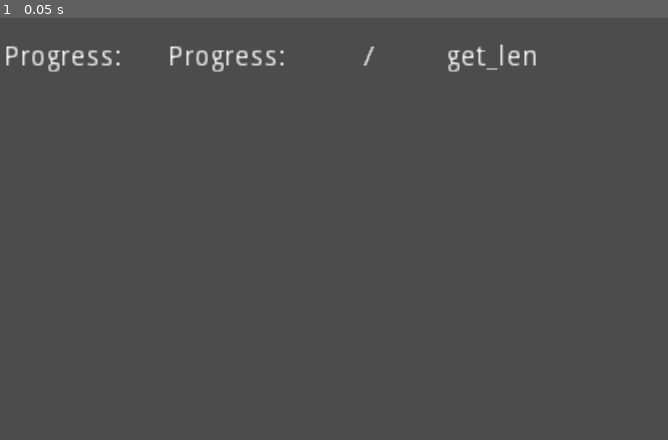
Above: before the commit, frame 1.
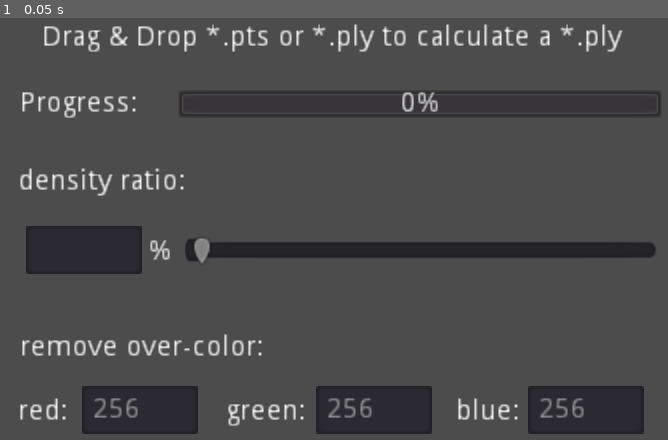
Above: after the commit, the same moment.

Repository: is2you2/pts_to_ply
Game: Godot game, scene res://Main.tscn
Two runs of this game, one before a commit and one after it. Both use one fixed random seed, a clock stepped at 60 frames per second and the inputs below.
Inputs:
- Up to frame 1 (0.05 s): no input

The runs differ from the first frame. In frame 1, 16% of the frame differs, in the area x 0-99%, y 1-99%.

Commit message:
pts, ply 무관한 입력에 대해 처리하도록 구성됨

Diff:
--- a/Main.gd
+++ b/Main.gd
@@ -19,37 +19,59 @@
 ]
 
 func drag_drop(files:PoolStringArray, scr):
+	get_tree().disconnect("files_dropped", self, 'drag_drop')
 	var _path:String
-	for f in files:
-		if f.find('.pts') + 1:
+	for f in files: # 파일 1개만 작업처리
+		if f.find('.pts') + 1 or f.find('.ply') + 1:
 			_path = f
 			break
+	var last_index:= _path.find_last('\\') + 1
+	var _orig_dir_path:= _path.substr(0, last_index).replace('\\', '/')
+	var _orig_filename:= _path.substr(last_index)
+	var _orig_last_index:= _orig_filename.find_last('.')
+	var _orig_name:= _orig_filename.substr(0, _orig_last_index)
+	var _orig_ext:= _orig_filename.substr(_orig_last_index + 1)
+	# UI 구성 받아오기
 	var file:= File.new()
+	var err:= file.open(_path, File.READ)
+	var get_tree:= get_tree()
+	file.seek_end()
+	$ProgressBar.max_value = file.get_position()
+	file.seek(0)
+	$PercentSlider.editable = false
+	$PercentEdit.editable = false
+	$RedCol.editable = false
+	$GreenCol.editable = false
+	$BlueCol.editable = false
 	var result:= File.new()
-	var err:= file.open(_path, File.READ)
-	var rerr:= result.open(OS.get_executable_path() + '_result.ply', File.WRITE)
-	var get_tree:= get_tree()
-	if rerr != OK:
-		get_tree.quit()
-	file.seek_end()
-	$maximum.text = str(file.get_position())
-	file.seek(0)
-	var f_line:= file.get_line()
-	for line in form: # 양식 먼저 쓰기
-		if line.find('%s') + 1:
-			result.store_line(line % f_line)
-		else:
-			result.store_line(line)
-	var count:= 0
+	var rerr:= result.open(_orig_dir_path + _orig_name + '_result.ply', File.WRITE)
+	var total_vertex_count:int
+	# 아래부터 파일 직접 편집
+	if _orig_ext == 'pts': # 입력파일이 pts인경우 헤더처리 진행
+		var count_line:= file.get_line()
+		total_vertex_count = int(count_line)
+		for line in form:
+			if line.find('%s') + 1:
+				result.store_line(line % count_line)
+			else:
+				result.store_line(line)
+	if not total_vertex_count: # 총 vertex 수 책정하기
+		for i in range(form.size()):
+			var line:= file.get_csv_line(' ')
+			if line[0] == 'element' and line[1] == 'vertex':
+				total_vertex_count = int(line[2])
+	return
+	var work_count:= 0
+	var f_line:String
 	while not file.eof_reached():
 		f_line = file.get_line()
 		if not f_line:
 			break
 		result.store_line(f_line)
 		$current.text = str(file.get_position())
-		count += 1
-		if count >= BUNDLE_COUNT:
-			count = 0
+		work_count += 1
+		if work_count >= BUNDLE_COUNT:
+			work_count = 0
 			yield(get_tree, "physics_frame")
 	result.flush()
 	result.close()
@@ -59,5 +81,12 @@
 # 한번에 처리하는 줄 수
 const BUNDLE_COUNT:= 3000
 
-func _exit_tree():
-	get_tree().disconnect("files_dropped", self, 'drag_drop')
+func _on_LineEdit_text_changed(new_text):
+	if new_text:
+		$PercentSlider.value = float(new_text)
+		$PercentSlider.editable = false
+	else:
+		$PercentSlider.editable = true
+
+func _on_PercentSlider_value_changed(value):
+	$PercentEdit.placeholder_text = str(value)
--- a/Main.tscn
+++ b/Main.tscn
@@ -7,30 +7,103 @@
 anchor_bottom = 1.0
 script = ExtResource( 1 )
 
+[node name="Title" type="Label" parent="."]
+anchor_right = 1.0
+margin_top = 14.0
+margin_bottom = 28.0
+text = "Drag & Drop *.pts or *.ply to calculate a *.ply"
+align = 1
+
 [node name="Label" type="Label" parent="."]
-margin_left = 16.0
-margin_top = 24.0
-margin_right = 79.0
-margin_bottom = 38.0
+margin_left = 24.0
+margin_top = 47.0
+margin_right = 87.0
+margin_bottom = 61.0
 text = "Progress: "
 
-[node name="current" type="Label" parent="."]
-margin_left = 98.0
-margin_top = 24.0
-margin_right = 161.0
-margin_bottom = 38.0
-text = "Progress: "
+[node name="ProgressBar" type="ProgressBar" parent="."]
+margin_left = 103.0
+margin_top = 47.0
+margin_right = 345.0
+margin_bottom = 61.0
 
-[node name="maximum" type="Label" parent="."]
-margin_left = 237.0
-margin_top = 24.0
-margin_right = 300.0
-margin_bottom = 38.0
-text = "get_len"
+[node name="Label2" type="Label" parent="."]
+margin_left = 23.0
+margin_top = 86.0
+margin_right = 111.0
+margin_bottom = 100.0
+text = "density ratio: "
 
-[node name="sep" type="Label" parent="."]
-margin_left = 196.0
-margin_top = 24.0
-margin_right = 259.0
-margin_bottom = 38.0
-text = "/"
+[node name="Label4" type="Label" parent="."]
+margin_left = 23.0
+margin_top = 201.0
+margin_right = 48.0
+margin_bottom = 215.0
+text = "red:"
+
+[node name="Label5" type="Label" parent="."]
+margin_left = 127.0
+margin_top = 201.0
+margin_right = 167.0
+margin_bottom = 215.0
+text = "green:"
+
+[node name="Label6" type="Label" parent="."]
+margin_left = 242.0
+margin_top = 201.0
+margin_right = 274.0
+margin_bottom = 215.0
+text = "blue:"
+
+[node name="Label3" type="Label" parent="."]
+margin_left = 24.0
+margin_top = 169.0
+margin_right = 146.0
+margin_bottom = 183.0
+text = "remove over-color:"
+
+[node name="Label7" type="Label" parent="."]
+margin_left = 88.0
+margin_top = 121.0
+margin_right = 100.0
+margin_bottom = 135.0
+text = "%"
+
+[node name="PercentSlider" type="HSlider" parent="."]
+margin_left = 106.0
+margin_top = 119.0
+margin_right = 343.0
+margin_bottom = 135.0
+min_value = 0.1
+step = 0.1
+value = 1.0
+
+[node name="PercentEdit" type="LineEdit" parent="."]
+margin_left = 27.0
+margin_top = 115.0
+margin_right = 85.0
+margin_bottom = 139.0
+
+[node name="RedCol" type="LineEdit" parent="."]
+margin_left = 55.0
+margin_top = 195.0
+margin_right = 113.0
+margin_bottom = 219.0
+placeholder_text = "256"
+
+[node name="GreenCol" type="LineEdit" parent="."]
+margin_left = 172.0
+margin_top = 195.0
+margin_right = 230.0
+margin_bottom = 219.0
+placeholder_text = "256"
+
+[node name="BlueCol" type="LineEdit" parent="."]
+margin_left = 278.0
+margin_top = 195.0
+margin_right = 336.0
+margin_bottom = 219.0
+placeholder_text = "256"
+
+[connection signal="value_changed" from="PercentSlider" to="." method="_on_PercentSlider_value_changed"]
+[connection signal="text_changed" from="PercentEdit" to="." method="_on_LineEdit_text_changed"]
--- a/project.godot
+++ b/project.godot
@@ -19,6 +19,7 @@
 
 window/size/width=360
 window/size/height=360
+window/size/resizable=false
 window/handheld/orientation="portrait"
 window/stretch/mode="2d"
 window/stretch/aspect="expand"
Not shown, changed: export_presets.cfg
